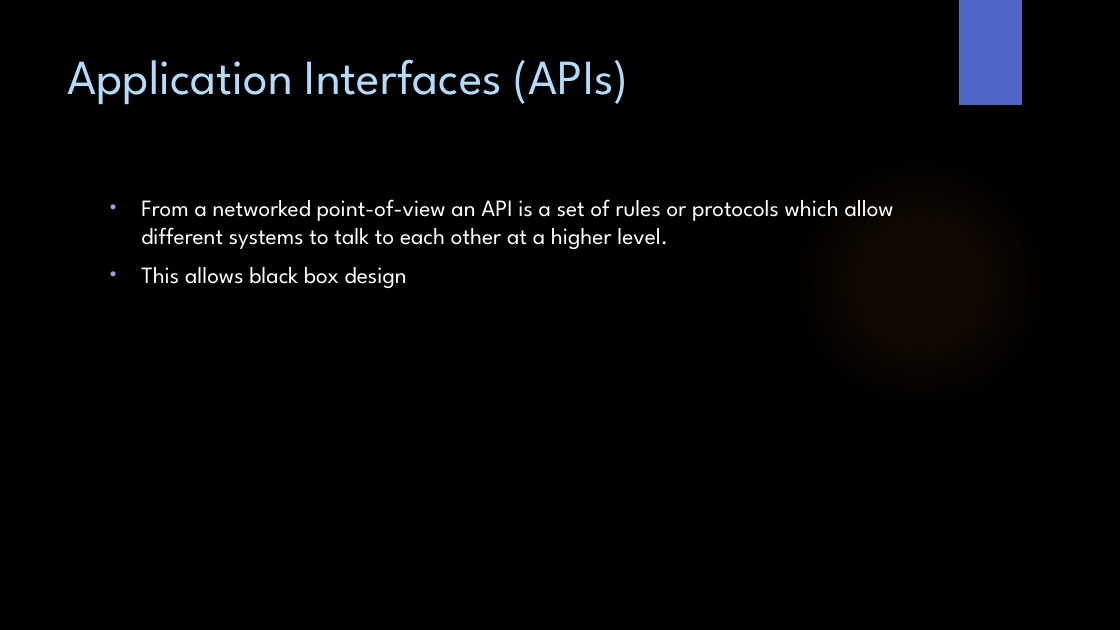
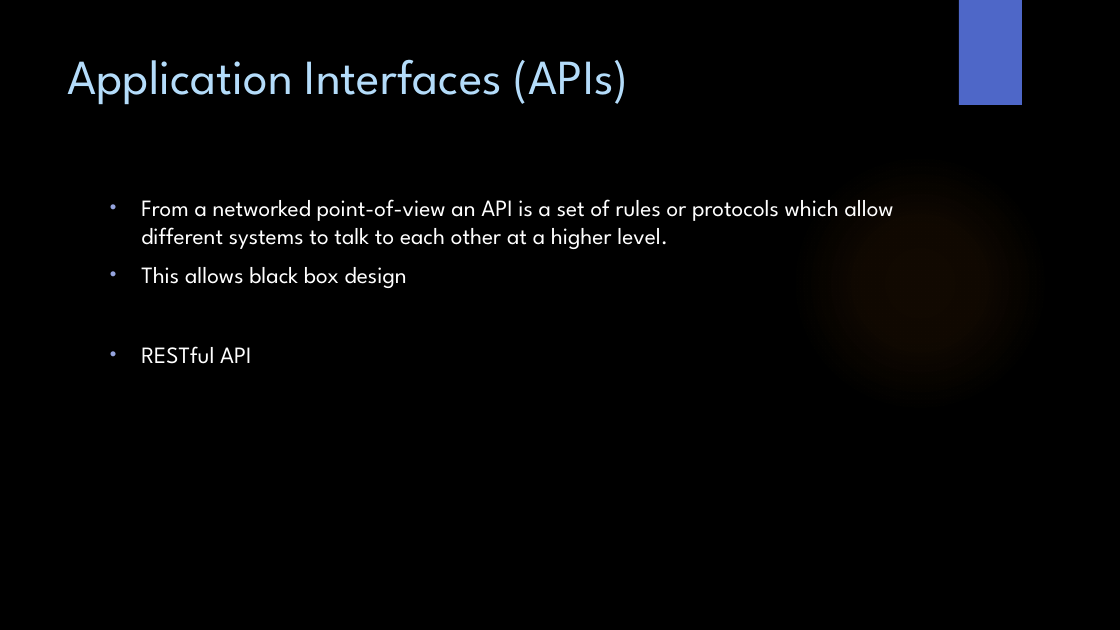
Before and after one commit to WitsSoftDev/SoftDev2016, a slide deck: slide 18 of Session 2/Softdev Session 2 2016.pptx. Drawn at 1120x630 pixels with LibreOffice and Linux fonts; fonts in the diff are those of the drawing; background and template pictures are left out. Boxes give left, top, right and bottom in pixels: in the first picture for what was removed or moved away, otherwise in the second. Text is boxed around its words. In the diff, an @@ line names an element or a change of style, - is before the commit and + after.

```diff
--- a/Session 2/Softdev Session 2 2016.pptx
+++ b/Session 2/Softdev Session 2 2016.pptx
@@ text at box(141, 346, 251, 364): paragraph added @@
+• RESTful API
```
Also in this commit, not shown: 12 other slides changed, 6 slides added.
